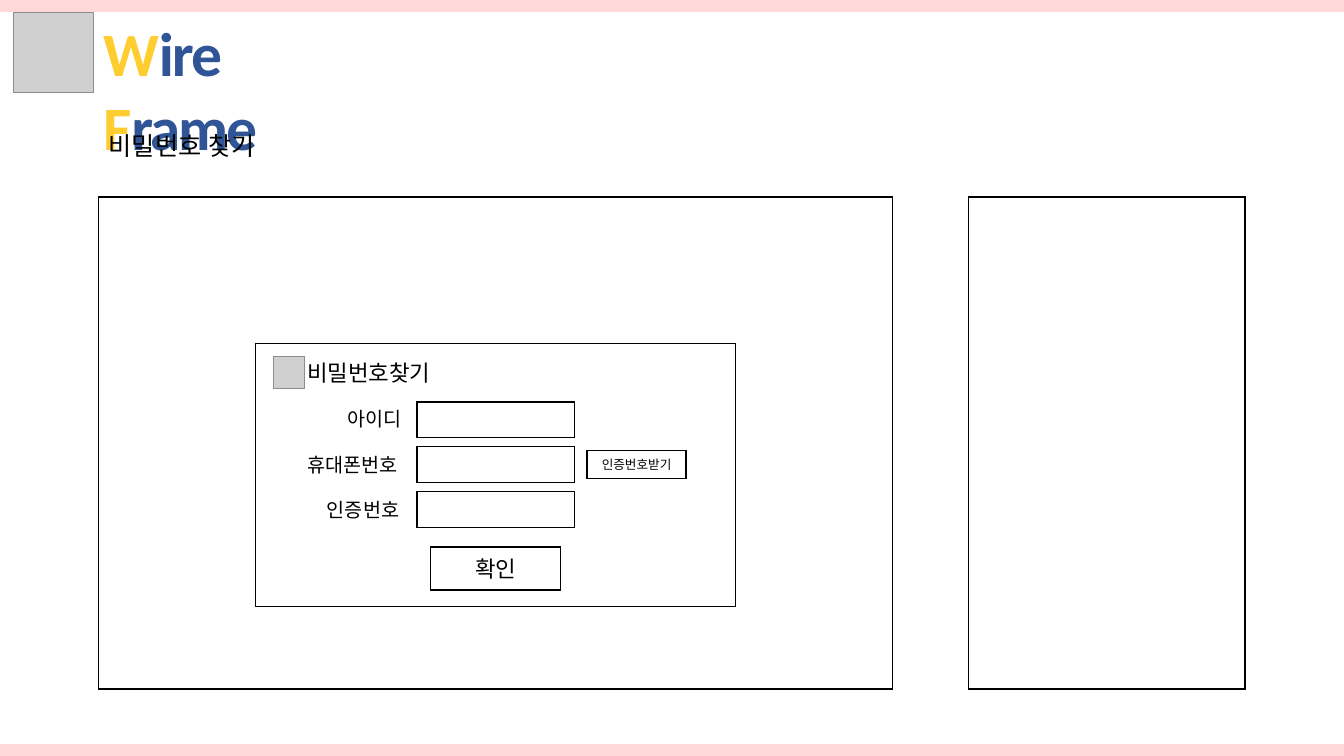
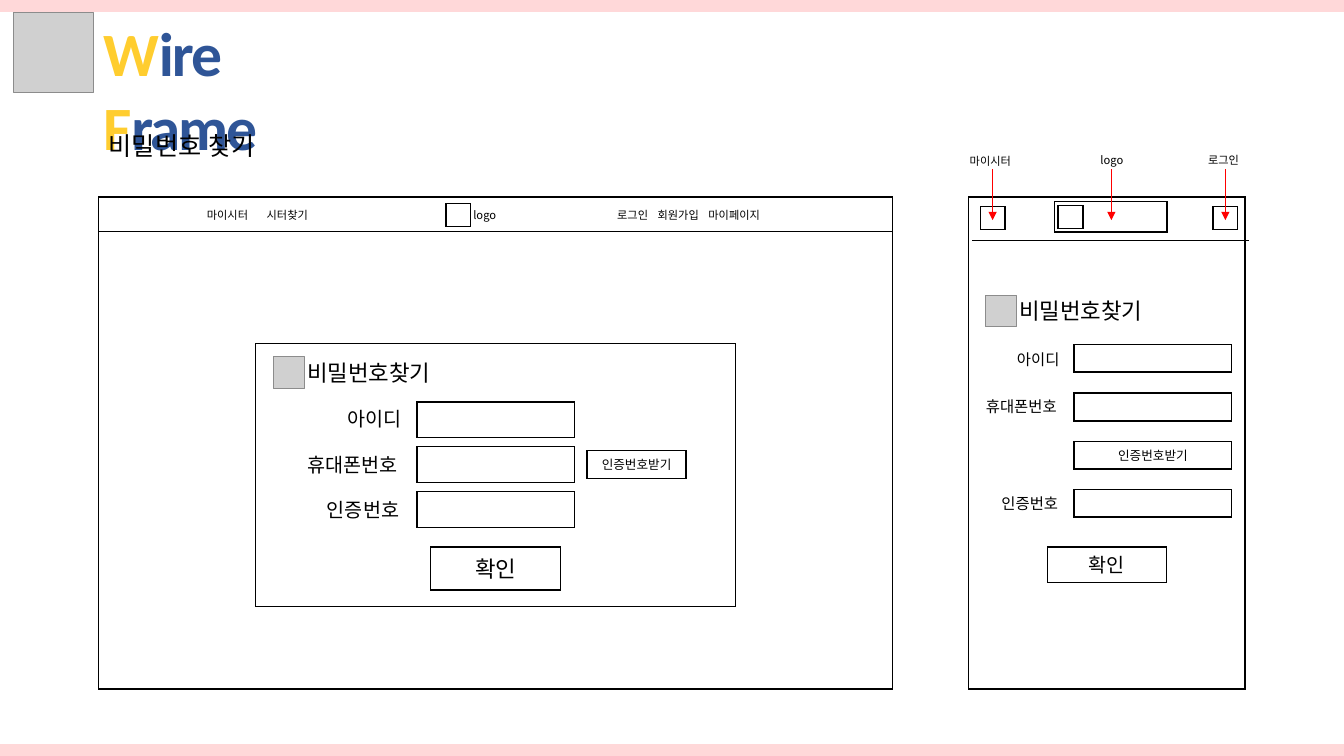
Before and after one commit to hhsw07/ezen-academy-projects, a slide deck: slide 9 of cmk/반려동물관리서비스.pptx. Drawn at 1344x756 pixels with LibreOffice and Linux fonts; fonts in the diff are those of the drawing; grey boxes stand for pictures. Boxes give left, top, right and bottom in pixels: in the first picture for what was removed or moved away, otherwise in the second. Text is boxed around its words. In the diff, an @@ line names an element or a change of style, - is before the commit and + after.

```diff
--- a/cmk/반려동물관리서비스.pptx
+++ b/cmk/반려동물관리서비스.pptx
@@ text added at <box>970,155,1011,166</box>, 8 pt, text #000000 @@
+마이시터
@@ arrow added from (993, 169) to (993, 220), #FF0000 0.5 pt @@
@@ text added at <box>1100,155,1123,167</box>, 8 pt, text #000000 @@
+logo
@@ arrow added from (1112, 169) to (1112, 220), #FF0000 0.5 pt @@
@@ text added at <box>1208,155,1239,165</box>, 8 pt, text #000000 @@
+로그인
@@ arrow added from (1226, 169) to (1226, 220), #FF0000 0.5 pt @@
@@ text added at <box>207,209,248,220</box>, 8 pt, text #000000 @@
+마이시터
@@ text added at <box>267,209,308,220</box>, 8 pt, text #000000 @@
+시터찾기
@@ rectangle added at <box>446,204,471,227</box>, fill #FFFFFF, outline #000000 1 pt @@
@@ text added at <box>617,209,760,220</box>, 8 pt, text #000000 @@
+로그인 회원가입 마이페이지
@@ rectangle added at <box>980,207,1005,230</box>, fill #FFFFFF, outline #000000 1 pt @@
@@ rectangle added at <box>1055,202,1168,232</box>, fill #FFFFFF, outline #000000 1 pt @@
@@ rectangle added at <box>1059,206,1084,229</box>, fill #FFFFFF, outline #000000 1 pt @@
@@ rectangle added at <box>1213,207,1238,230</box>, fill #FFFFFF, outline #000000 1 pt @@
@@ line added from (99, 231) to (892, 231), #000000 0.5 pt @@
@@ text added at <box>473,210,496,222</box>, 8 pt, text #000000 @@
+logo
@@ line added from (973, 241) to (1249, 241), #000000 0.5 pt @@
@@ picture added at <box>985,295,1016,327</box> @@
@@ text added at <box>1019,300,1142,321</box>, 16 pt, text #000000 @@
+비밀번호찾기
@@ text added at <box>1017,352,1060,367</box>, 11 pt, text #000000 @@
+아이디
@@ rectangle added at <box>1075,345,1232,373</box>, fill #FFFFFF, outline #000000 1 pt @@
@@ text added at <box>986,399,1057,414</box>, 11 pt, text #000000 @@
+휴대폰번호
@@ rectangle added at <box>1075,393,1232,421</box>, fill #FFFFFF, outline #000000 1 pt @@
@@ rectangle added at <box>1075,442,1232,470</box>, fill #FFFFFF, outline #000000 1 pt, 9 pt, text #000000 @@
+인증번호받기
@@ text added at <box>1001,496,1058,510</box>, 11 pt, text #000000 @@
+인증번호
@@ rectangle added at <box>1075,490,1232,518</box>, fill #FFFFFF, outline #000000 1 pt @@
@@ rectangle added at <box>1048,547,1167,583</box>, fill #FFFFFF, outline #000000 1 pt, 14 pt, text #000000 @@
+확인
```
Also in this commit, not shown: 4 other slides changed.
